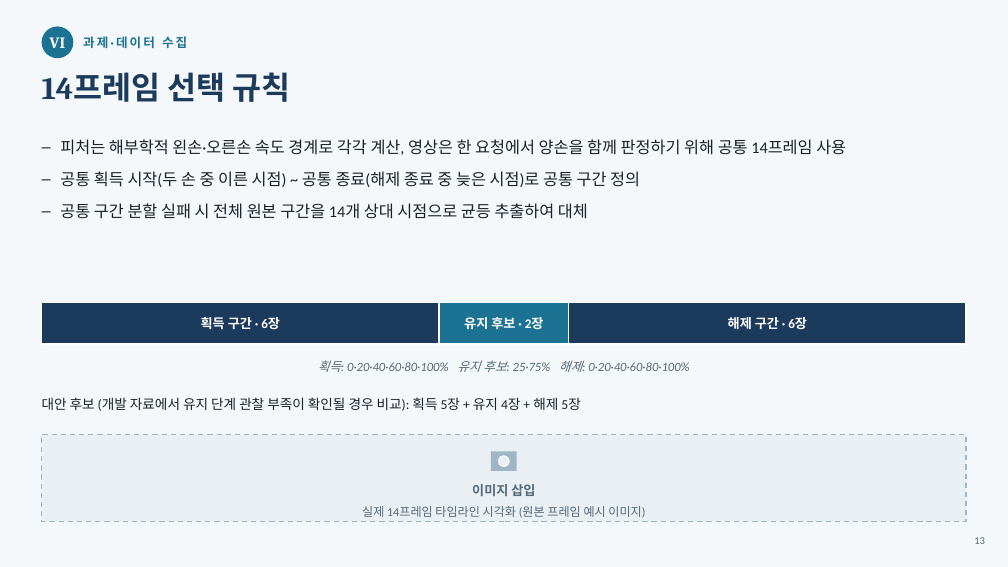
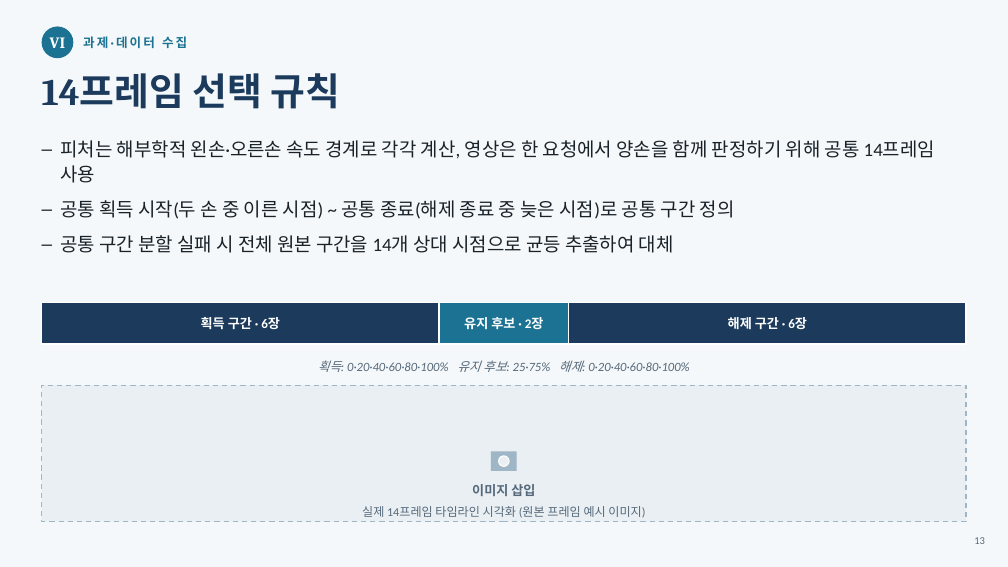
Before and after one commit to passtock/casstone, a slide deck: slide 12 of capstone/연구계획서_발표슬라이드클로드.pptx (slide 13 before the commit). Drawn at 1008x567 pixels with LibreOffice and Linux fonts; fonts in the diff are those of the drawing. Boxes give left, top, right and bottom in pixels: in the first picture for what was removed or moved away, otherwise in the second. Text is boxed around its words. In the diff, an @@ line names an element or a change of style, - is before the commit and + after.

```diff
--- a/capstone/연구계획서_발표슬라이드클로드.pptx
+++ b/capstone/연구계획서_발표슬라이드클로드.pptx
@@ text "14프레임 선택 규칙" at box(42, 73, 341, 109): size 30 to 36 pt @@
@@ text "피처는 해부학적 왼손·오른손 속도 경계로 ..." at box(60, 140, 935, 253): size 15.5 to 18 pt @@
@@ rectangle: place and size @@
-rectangle at box(42, 435, 966, 522)
+rectangle at box(42, 386, 966, 522)
@@ rectangle at box(42, 386, 966, 522): proportions changed @@
@@ text removed at box(42, 397, 580, 411) @@
-대안 후보 (개발 자료에서 유지 단계 관찰 부족이 확인될 경우 비교): 획득 5장 + 유지 4장 + 해제 5장
```
Also in this commit, not shown: 14 other slides changed, 1 slide removed, 34 other files.
